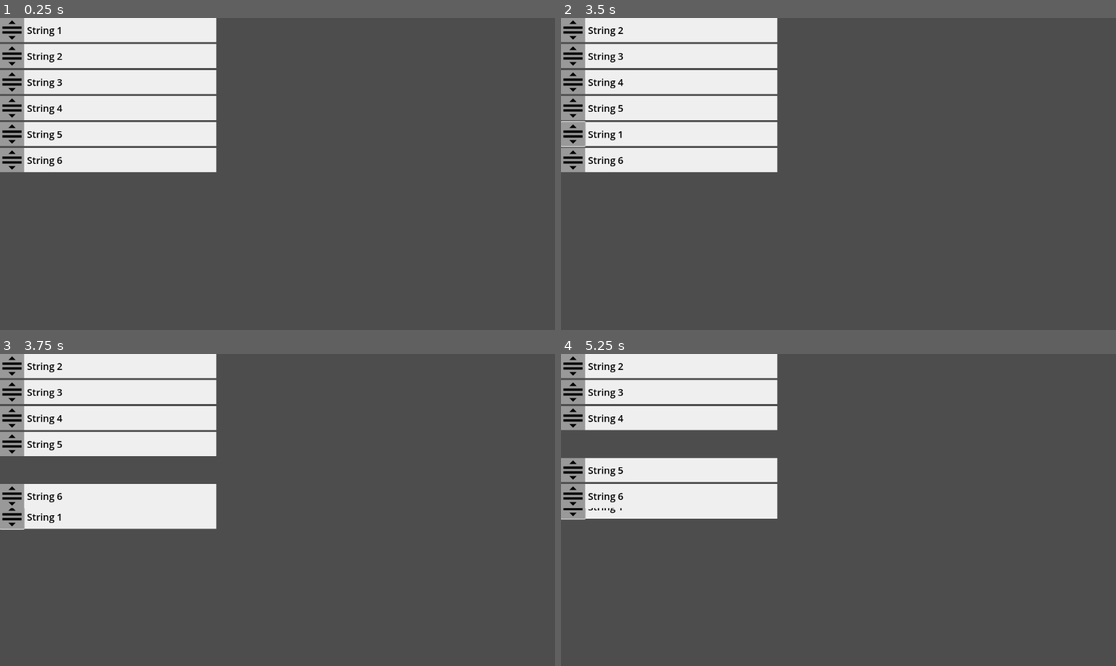
Above: before the commit, frames 1-4 (two rows, left to right).
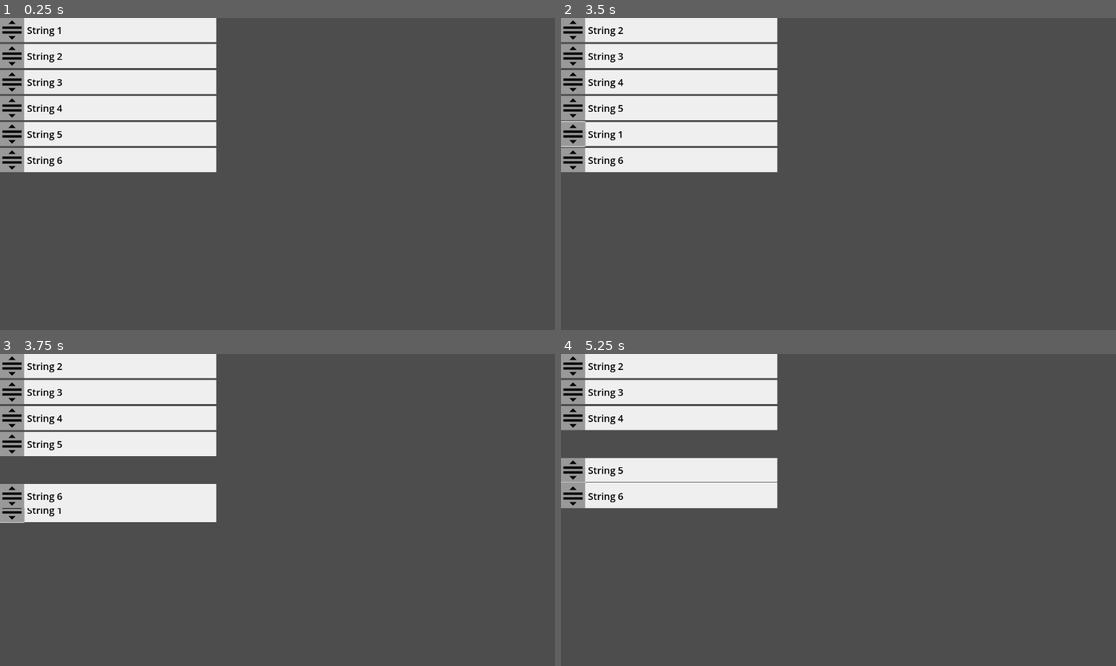
Above: after the commit, the same moments.

Repository: pyrovoice/SortableTableGodotPoc
Game: Godot game, scene res://control.tscn
Two runs of this game, one before a commit and one after it. Both use one fixed random seed, a clock stepped at 60 frames per second and the inputs below.
Inputs (mouse positions are in pixels of both pictures, inside the frame that each line leads up to):
- Up to frame 1 (0.25 s): no input
- Up to frame 2 (3.5 s): tap Enter at 0.5, 2.75 s; click (572, 30) at 1.27 s; tap Space at 2 s; move the mouse to (1005, 220) at 2.02 s; move the mouse to (672, 127) at 2.77 s
- Up to frame 3 (3.75 s): tap Space at 3.5 s; move the mouse to (305, 510) at 3.52 s
- Up to frame 4 (5.25 s): tap Enter at 4.25 s; move the mouse to (755, 432) at 4.27 s; tap Space at 5 s; move the mouse to (960, 494) at 5.02 s

Frames 1-2 are identical in both runs. In frame 3, 1.1% of the frame differs, in the area x 0-40%, y 49-57%; in frame 4, 1.6%, in the area x 0-40%, y 40-54%.

Commit message:
renaming stuff

Diff:
--- a/Control.gd
+++ b/Control.gd
@@ -3,7 +3,7 @@
 @onready var grid_container = $MarginContainer/GridContainer
 const inputData = ["String 1", "String 2", "String 3", "String 4", "String 5", "String 6"]
 const skillLine = preload("res://SkillLine.tscn")
-var draggedComponent = null
+var draggedComponent: Control = null
 
 func _ready():
 	for child in grid_container.get_children():
@@ -14,18 +14,21 @@
 		newLine.init(input)
 		newLine.buttonAction.connect(func(b):onLineButtonPressed(newLine, b))
 		newLine.mouseAction.connect(func(entered): onMouseEnterElement(newLine, entered))
-		newLine.name = "Line " + str(newLine.get_index())
+		newLine.name = input
 
 func onLineButtonPressed(child, isPressed: bool):
 	if isPressed:
 		draggedComponent = child
+		draggedComponent.z_index = 1
 	else:
+		draggedComponent.z_index = 0
 		draggedComponent = null
 
 func onMouseEnterElement(enteredElement, isMouseEnter: bool):
 	if draggedComponent && isMouseEnter:
+		print("Entered " + enteredElement.name)
 		grid_container.move_child(draggedComponent, enteredElement.get_index())
 
 func _input(event):
 	if event is InputEventMouseMotion && draggedComponent:
-		draggedComponent.position.y += (event as InputEventMouseMotion).relative.y
+		draggedComponent.position.y = get_global_mouse_position().y - draggedComponent.size.y/2
--- a/control.tscn
+++ b/control.tscn
@@ -23,6 +23,7 @@
 
 [node name="Control" parent="MarginContainer/GridContainer" instance=ExtResource("2_kmfok")]
 layout_mode = 2
+mouse_filter = 2
 
 [node name="Control2" parent="MarginContainer/GridContainer" instance=ExtResource("2_kmfok")]
 layout_mode = 2
@@ -30,5 +31,4 @@
 [node name="Control3" parent="MarginContainer/GridContainer" instance=ExtResource("2_kmfok")]
 layout_mode = 2
 
-[connection signal="gui_input" from="." to="." method="_on_gui_input"]
 [connection signal="mouse_entered" from="MarginContainer/GridContainer/Control" to="." method="_on_control_mouse_entered"]
